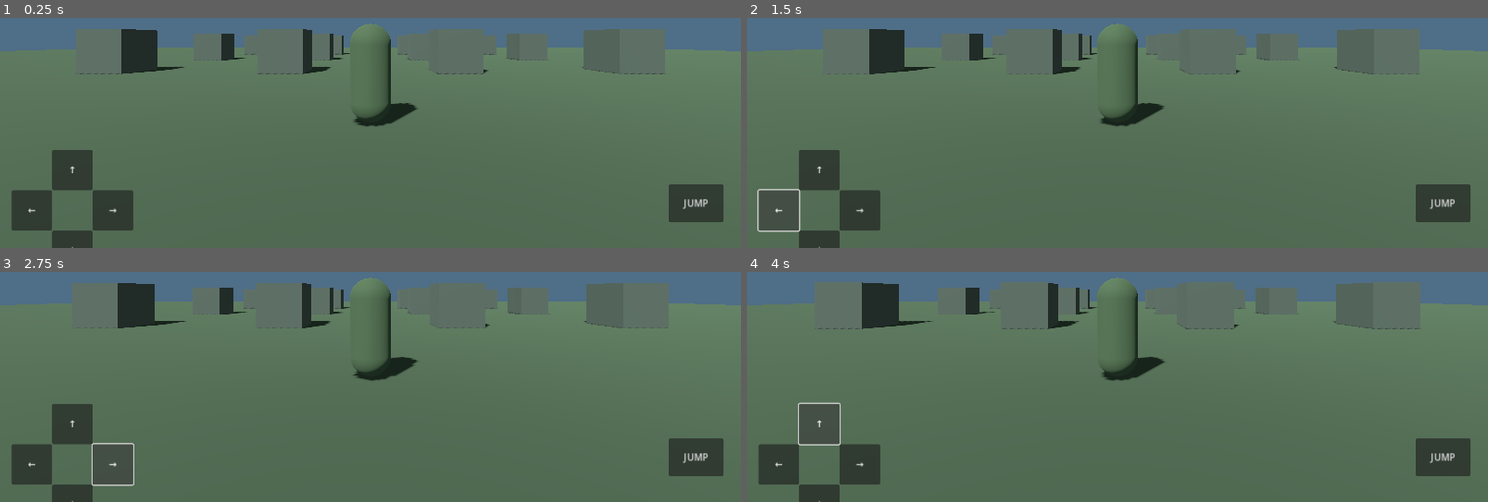
Above: before the commit, frames 1-4 (two rows, left to right).
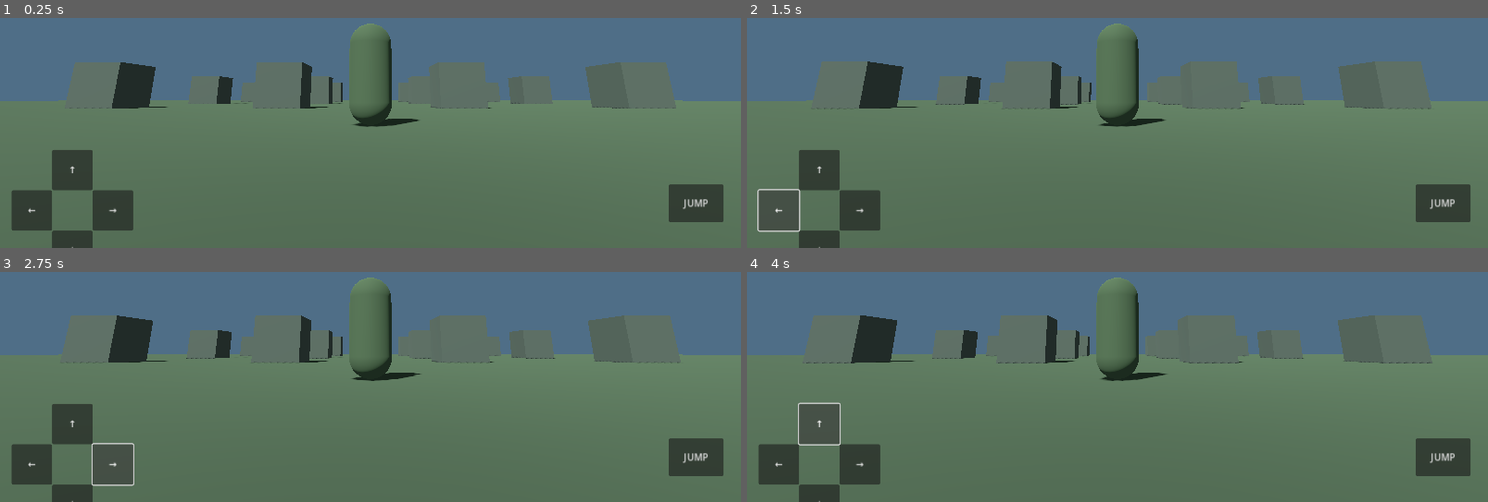
Above: after the commit, the same moments.

Repository: strda77/StrOnkLine
Game: Godot game, scene res://scenes/main.tscn
The game is run twice, just before and just after one commit, with the same random seed, the same clock (stepped at 60 frames per second) and the same inputs.
Inputs:
- Up to frame 1 (0.25 s): no input
- Up to frame 2 (1.5 s): click "↑" at 0.5 s; click "←" at 1.25 s
- Up to frame 3 (2.75 s): click "→" at 2 s
- Up to frame 4 (4 s): click "JUMP" at 2.75 s; click "↑" at 3.5 s

The runs differ from the first frame. In frame 1, 19% of the frame differs, in the area x 0-100%, y 2-48%; in frame 2, 19%; in frame 3, 19%; in frame 4, 19%.

Commit message:
Add third person touch camera control.
Added touch sensitivity for camera rotation and improved camera control.

Diff:
--- a/scripts/player.gd
+++ b/scripts/player.gd
@@ -1,15 +1,19 @@
+
 extends CharacterBody3D
 
 const WALK_SPEED := 5.0
 const RUN_SPEED := 8.0
 const JUMP_VELOCITY := 5.0
 const GRAVITY := 18.0
+const TOUCH_SENSITIVITY := 0.12
 
 var move_direction := Vector2.ZERO
 var jump_requested := false
 var running := false
 
 var camera_pivot: Node3D
+var camera_pitch := 12.0
+var camera_touch_index := -1
 
 
 func _ready() -> void:
@@ -44,17 +48,42 @@
 func create_camera() -> void:
     camera_pivot = Node3D.new()
     camera_pivot.position.y = 1.5
+    camera_pivot.rotation_degrees.x = camera_pitch
     add_child(camera_pivot)
 
     var arm := SpringArm3D.new()
     arm.spring_length = 5.0
-    arm.position.z = 0.0
     camera_pivot.add_child(arm)
 
     var camera := Camera3D.new()
     camera.position = Vector3(0.7, 0.3, 0.5)
     camera.current = true
     arm.add_child(camera)
+
+
+func _input(event: InputEvent) -> void:
+    var screen_size := get_viewport().get_visible_rect().size
+
+    if event is InputEventScreenTouch:
+        if event.pressed:
+            if event.position.x > screen_size.x * 0.45 \
+            and event.position.y < screen_size.y - 140:
+                camera_touch_index = event.index
+        elif event.index == camera_touch_index:
+            camera_touch_index = -1
+
+    elif event is InputEventScreenDrag:
+        if event.index == camera_touch_index:
+            rotate_camera(event.screen_relative)
+
+
+func rotate_camera(delta_position: Vector2) -> void:
+    rotate_y(-delta_position.x * TOUCH_SENSITIVITY * 0.01)
+
+    camera_pitch -= delta_position.y * TOUCH_SENSITIVITY
+    camera_pitch = clamp(camera_pitch, -55.0, 65.0)
+
+    camera_pivot.rotation_degrees.x = camera_pitch
 
 
 func set_direction(direction: Vector2, pressed: bool) -> void:
